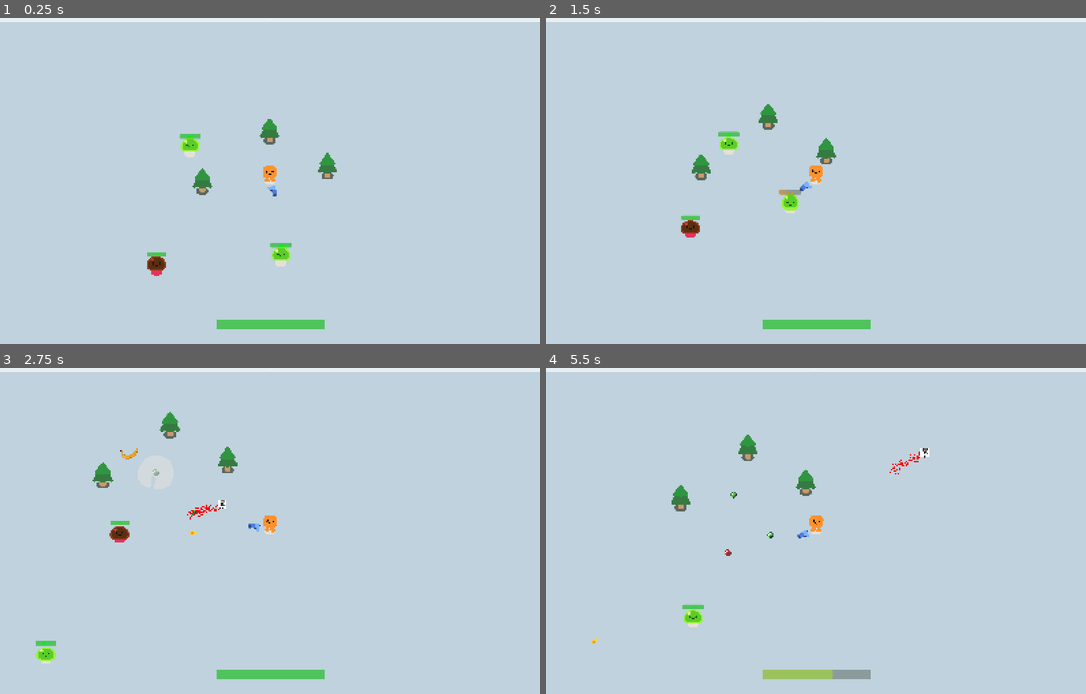
Above: before the commit, frames 1-4 (two rows, left to right).
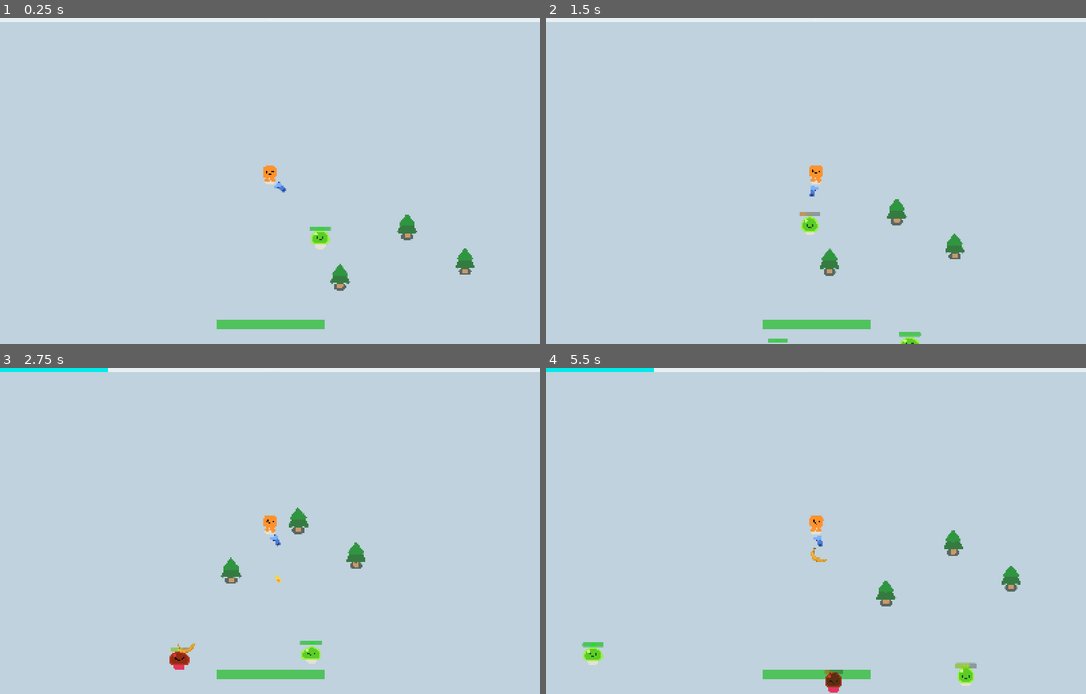
Above: after the commit, the same moments.

Repository: BromarBalkis/LampHireSurvivors
Game: Godot game, scene res://game.tscn
The game is run twice, just before and just after one commit, with the same random seed, the same clock (stepped at 60 frames per second) and the same inputs.
Inputs:
- Up to frame 1 (0.25 s): no input
- Up to frame 2 (1.5 s): hold D (move_right) 0.53-1.28 s; hold S (move_down) from 1.28 s (still down)
- Up to frame 3 (2.75 s): release S (move_down) at 2.03 s; hold D (move_right) from 2.03 s (still down)
- Up to frame 4 (5.5 s): release D (move_right) at 2.78 s; hold W (move_up) 2.78-3.53 s; hold A (move_left) 3.53-5.03 s; hold S (move_down) from 5.03 s (still down)

The runs differ from the first frame. In frame 1, 2.0% of the frame differs, in the area x 27-88%, y 30-84%; in frame 2, 2.2%; in frame 3, 2.5%; in frame 4, 2.9%, in the area x 0-88%, y 0-100%.

Commit message:
main menu, character select

Diff:
--- a/game.tscn
+++ b/game.tscn
@@ -1,13 +1,13 @@
-[gd_scene load_steps=6 format=3 uid="uid://b3u84076due2"]
+[gd_scene load_steps=5 format=3 uid="uid://b3u84076due2"]
 
-[ext_resource type="PackedScene" uid="uid://c1sx7bic4uhdj" path="res://player.tscn" id="1_80nbo"]
+[ext_resource type="Script" uid="uid://cblda6mvdl106" path="res://scripts/main_game_manager.gd" id="1_7jktm"]
 [ext_resource type="PackedScene" uid="uid://c4r0jdhpl1vnl" path="res://PineTree.tscn" id="2_e2o6t"]
 [ext_resource type="PackedScene" uid="uid://d1dvx2tras4t4" path="res://slime.tscn" id="3_feb5d"]
-[ext_resource type="PackedScene" uid="uid://bf7ms01x67yy1" path="res://mob_spawn_path.tscn" id="4_fc0e3"]
 [ext_resource type="PackedScene" uid="uid://cu4bchwylt20i" path="res://scenes/enemies/ranged_slime.tscn" id="5_7jktm"]
 
 [node name="Game" type="Node2D"]
 y_sort_enabled = true
+script = ExtResource("1_7jktm")
 
 [node name="CanvasLayer" type="CanvasLayer" parent="."]
 layer = -30
@@ -17,12 +17,6 @@
 offset_right = 1921.5259
 offset_bottom = 1075.0
 color = Color(0.74927026, 0.8224416, 0.8667546, 1)
-
-[node name="Player" parent="." instance=ExtResource("1_80nbo")]
-position = Vector2(826, 574)
-
-[node name="MobSpawnPath" parent="Player" instance=ExtResource("4_fc0e3")]
-position = Vector2(-1858.0001, -1118.0001)
 
 [node name="Tree" parent="." instance=ExtResource("2_e2o6t")]
 position = Vector2(420, 647)
--- a/mob_spawn_path.tscn
+++ b/mob_spawn_path.tscn
@@ -9,7 +9,7 @@
 point_count = 5
 
 [node name="MobSpawnPath" type="Path2D"]
-position = Vector2(-969.13043, -549.17395)
+position = Vector2(-1920.0001, -1088)
 scale = Vector2(2.009511, 2.0095108)
 curve = SubResource("Curve2D_0u56x")
 script = ExtResource("1_ajptq")
--- /dev/null
+++ b/scenes/UI/character_select.tscn
@@ -0,0 +1,48 @@
+[gd_scene load_steps=3 format=3 uid="uid://enthi1n5ny5a"]
+
+[ext_resource type="Texture2D" uid="uid://b4xrpvlgaf6lk" path="res://infirmary key.png" id="1_0dtwr"]
+[ext_resource type="Script" uid="uid://68dijgg48wb2" path="res://scripts/UI/character_select.gd" id="1_6e77h"]
+
+[node name="Character_select" type="Control"]
+layout_mode = 3
+anchors_preset = 15
+anchor_right = 1.0
+anchor_bottom = 1.0
+grow_horizontal = 2
+grow_vertical = 2
+script = ExtResource("1_6e77h")
+
+[node name="CanvasLayer" type="CanvasLayer" parent="."]
+layer = -1
+
+[node name="TextureRect" type="TextureRect" parent="CanvasLayer"]
+offset_right = 40.0
+offset_bottom = 40.0
+texture = ExtResource("1_0dtwr")
+
+[node name="Char1Button" type="Button" parent="."]
+layout_mode = 0
+offset_left = 504.0
+offset_top = 288.0
+offset_right = 928.0
+offset_bottom = 776.0
+text = "CHARACTER 1"
+
+[node name="Char2Button" type="Button" parent="."]
+layout_mode = 0
+offset_left = 1048.0
+offset_top = 288.0
+offset_right = 1472.0
+offset_bottom = 776.0
+text = "CHARACTER 2"
+
+[node name="BackButton" type="Button" parent="."]
+layout_mode = 0
+offset_left = 88.0
+offset_top = 840.0
+offset_right = 528.0
+offset_bottom = 928.0
+text = "RETURN"
+
+[connection signal="pressed" from="Char1Button" to="." method="_on_char_1_button_pressed"]
+[connection signal="pressed" from="BackButton" to="." method="_on_back_button_pressed"]
--- a/scenes/entities/death_explosion.tscn
+++ b/scenes/entities/death_explosion.tscn
@@ -221,6 +221,15 @@
 text = "we go agane"
 autowrap_mode = 2
 
+[node name="MainMenu" type="Button" parent="CanvasLayer/ColorRect"]
+layout_mode = 0
+offset_left = 536.0
+offset_top = 680.0
+offset_right = 1161.0
+offset_bottom = 800.0
+theme_override_font_sizes/font_size = 48
+text = "im a big baby quitter"
+
 [node name="AnimationPlayer" type="AnimationPlayer" parent="."]
 libraries = {
 &"": SubResource("AnimationLibrary_mavtf")
@@ -228,3 +237,4 @@
 autoplay = "fade in"
 
 [connection signal="pressed" from="CanvasLayer/ColorRect/Button" to="CanvasLayer" method="_on_button_pressed"]
+[connection signal="pressed" from="CanvasLayer/ColorRect/MainMenu" to="CanvasLayer" method="_on_main_menu_pressed"]
--- /dev/null
+++ b/scenes/main_menu.tscn
@@ -0,0 +1,62 @@
+[gd_scene load_steps=6 format=3 uid="uid://cauc8o153f4a4"]
+
+[ext_resource type="Script" uid="uid://cmnxo2lr2qryk" path="res://scripts/UI/main_menu.gd" id="1_ekxnf"]
+[ext_resource type="Texture2D" uid="uid://c8jranyghxhnq" path="res://RQRR3298.PNG" id="1_l6cm7"]
+
+[sub_resource type="StyleBoxFlat" id="StyleBoxFlat_ekxnf"]
+bg_color = Color(0.05234524, 0.2827357, 0, 1)
+
+[sub_resource type="StyleBoxFlat" id="StyleBoxFlat_bqqt6"]
+bg_color = Color(1, 0.19275594, 0.7438898, 1)
+
+[sub_resource type="LabelSettings" id="LabelSettings_ekxnf"]
+font_size = 71
+
+[node name="Main menu" type="Control"]
+layout_mode = 3
+anchors_preset = 15
+anchor_right = 1.0
+anchor_bottom = 1.0
+grow_horizontal = 2
+grow_vertical = 2
+script = ExtResource("1_ekxnf")
+
+[node name="CanvasLayer" type="CanvasLayer" parent="."]
+layer = -1
+
+[node name="TextureRect" type="TextureRect" parent="CanvasLayer"]
+offset_left = -40.0
+offset_top = -32.0
+offset_right = 1648.0
+offset_bottom = 1000.0
+texture = ExtResource("1_l6cm7")
+
+[node name="PlayButton" type="Button" parent="."]
+layout_mode = 0
+offset_left = 584.0
+offset_top = 584.0
+offset_right = 1024.0
+offset_bottom = 649.0
+theme_override_styles/normal = SubResource("StyleBoxFlat_ekxnf")
+text = "PLAY"
+
+[node name="QuitButton" type="Button" parent="."]
+layout_mode = 0
+offset_left = 584.0
+offset_top = 680.0
+offset_right = 1024.0
+offset_bottom = 752.0
+text = "QUIT"
+
+[node name="title" type="Label" parent="."]
+layout_mode = 0
+offset_left = 376.0
+offset_top = 56.0
+offset_right = 1267.0
+offset_bottom = 153.0
+theme_override_styles/normal = SubResource("StyleBoxFlat_bqqt6")
+text = "RAMP HIGHER SURVIVORS"
+label_settings = SubResource("LabelSettings_ekxnf")
+
+[connection signal="pressed" from="PlayButton" to="." method="_on_play_button_pressed"]
+[connection signal="pressed" from="QuitButton" to="." method="_on_quit_button_pressed"]
--- a/scenes/slicerparticles2.tscn
+++ b/scenes/slicerparticles2.tscn
@@ -9,7 +9,7 @@
 z_index = 5
 emitting = false
 amount = 250
-lifetime = 0.2
+lifetime = 0.3
 one_shot = true
 fixed_fps = 60
 local_coords = true
--- a/scripts/SignalBus.gd
+++ b/scripts/SignalBus.gd
@@ -21,3 +21,6 @@
 signal player_death
 
 var damage #we ball (for slicerparticles script)
+
+#global variable time!
+var selected_character = preload("res://player.tscn") #to be determined in character select
--- /dev/null
+++ b/scripts/UI/character_select.gd
@@ -0,0 +1,11 @@
+extends Control
+
+@onready var char1 = preload("res://player.tscn")
+
+func _on_back_button_pressed() -> void:
+	get_tree().change_scene_to_file("res://scenes/main_menu.tscn")
+
+
+func _on_char_1_button_pressed() -> void:
+	SignalBus.selected_character = char1
+	get_tree().change_scene_to_file("res://game.tscn")
--- /dev/null
+++ b/scripts/UI/main_menu.gd
@@ -0,0 +1,10 @@
+extends Control
+
+#@onready var character_select = preload("res://scenes/UI/character_select.tscn")
+
+func _on_play_button_pressed() -> void:
+	get_tree().change_scene_to_file("res://scenes/UI/character_select.tscn")
+
+
+func _on_quit_button_pressed() -> void:
+	get_tree().quit()
--- a/scripts/game_over_screen.gd
+++ b/scripts/game_over_screen.gd
@@ -3,3 +3,7 @@
 
 func _on_button_pressed() -> void:
 	get_tree().reload_current_scene()
+
+
+func _on_main_menu_pressed() -> void:
+	get_tree().change_scene_to_file("res://scenes/main_menu.tscn")
--- /dev/null
+++ b/scripts/main_game_manager.gd
@@ -0,0 +1,9 @@
+extends Node2D
+
+@onready var player = SignalBus.selected_character.instantiate()
+@onready var mob_spawn_path = preload("res://mob_spawn_path.tscn").instantiate()
+# Called when the node enters the scene tree for the first time.
+func _ready() -> void:
+	self.add_child.call_deferred(player)
+	player.add_child(mob_spawn_path)
+	#player.global_position = Vector2(820, 550) #could adjust spawn point
Binary file added: RQRR3298.PNG
Binary file added: infirmary key.png
Not shown: 1 places in scenes/enemies/slime_fireball.tscn that only renumber resources
Not shown, added: scripts/UI/character_select.gd.uid
Not shown, added: scripts/UI/main_menu.gd.uid
Not shown, added: scripts/main_game_manager.gd.uid
